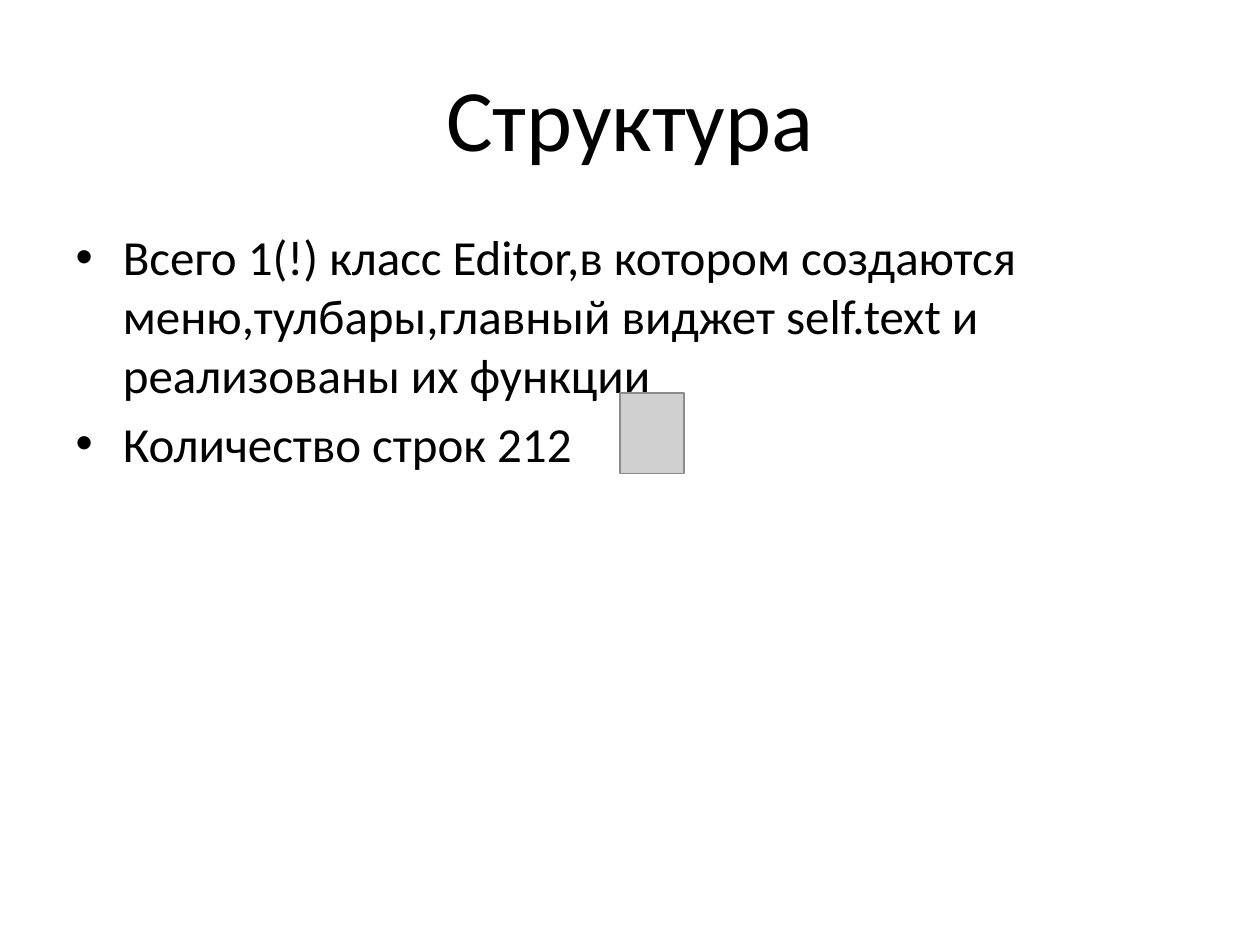
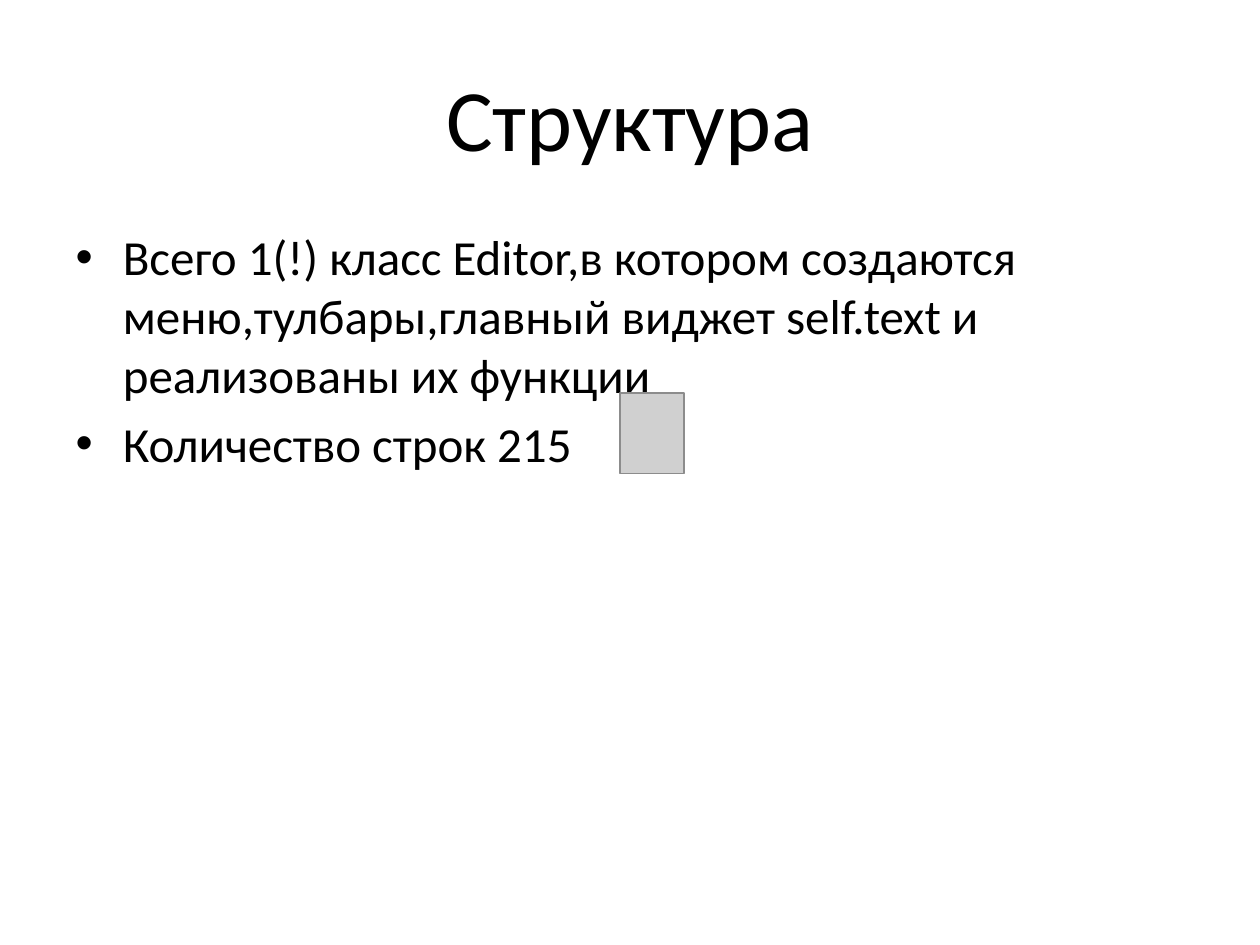
Before and after one commit to cheewbaccca/Editor, a slide deck: slide 4 of Editor 0.1.pptx. Drawn at 1260x945 pixels with LibreOffice and Linux fonts; fonts in the diff are those of the drawing; grey boxes stand for pictures. Boxes give left, top, right and bottom in pixels: in the first picture for what was removed or moved away, otherwise in the second. Text is boxed around its words. In the diff, an @@ line names an element or a change of style, - is before the commit and + after.

Commit message:
Количество строк поправлено

```diff
--- a/Editor 0.1.pptx
+++ b/Editor 0.1.pptx
@@ text at <box>123,430,571,470</box>: text changed @@
-• Количество строк 212
+• Количество строк 215
```
